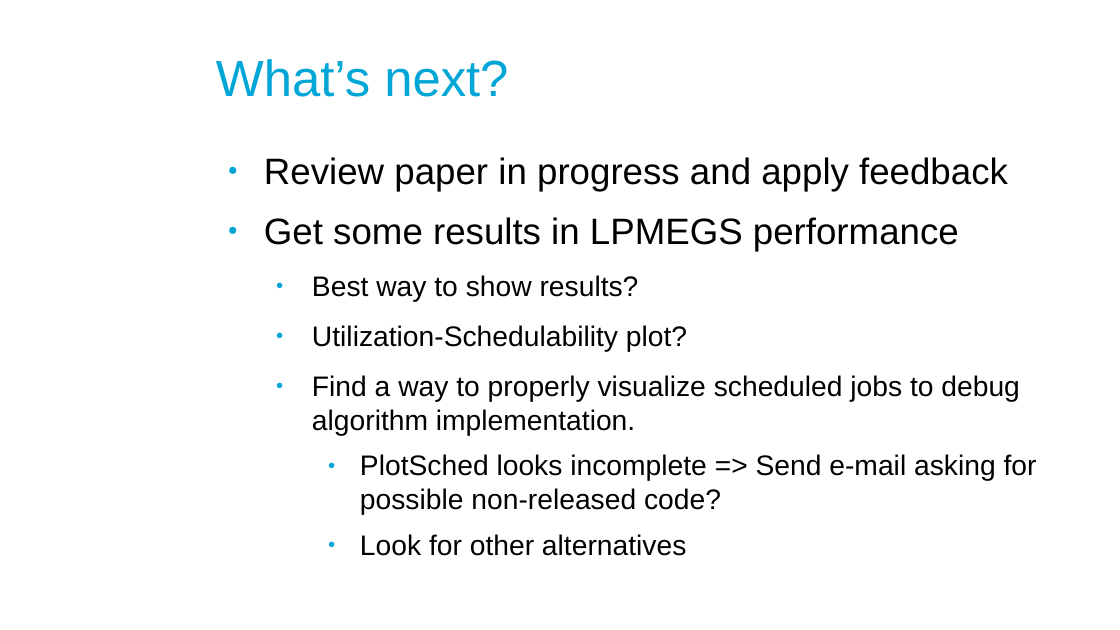
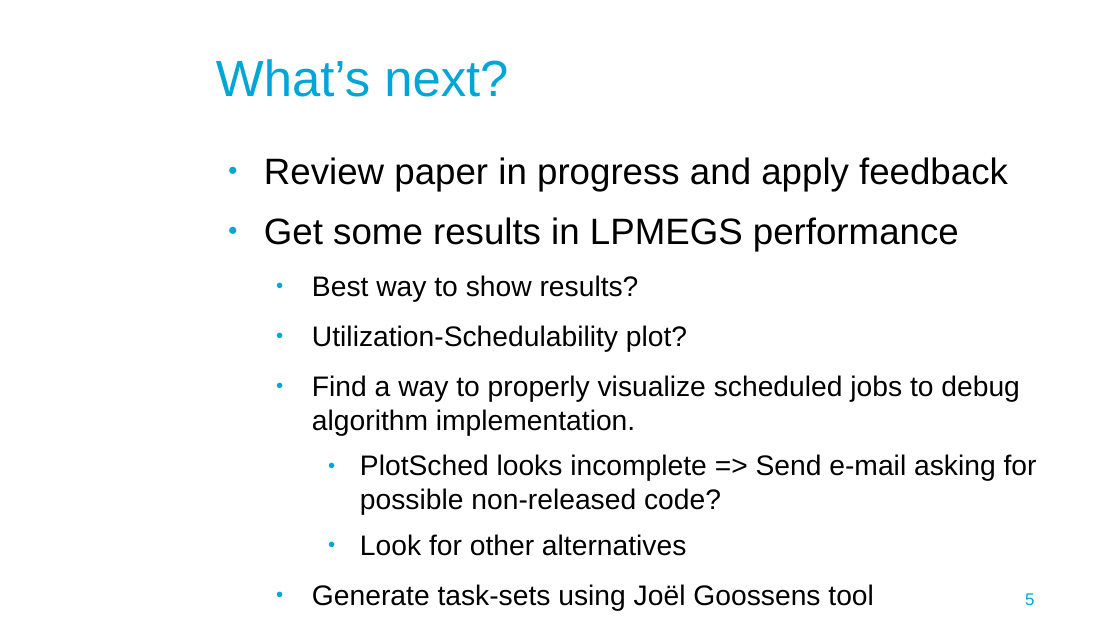
Before and after one commit to jmigual/APATeoria, a slide deck: slide 5 of Notes/TFM_presentations/2020_02_12/2020_02_12.odp. Drawn at 1120x630 pixels with LibreOffice and Linux fonts; fonts in the diff are those of the drawing; background and template pictures are left out. Boxes give left, top, right and bottom in pixels: in the first picture for what was removed or moved away, otherwise in the second. Text is boxed around its words. In the diff, an @@ line names an element or a change of style, - is before the commit and + after.

Commit message:
Finish presentation

```diff
--- a/Notes/TFM_presentations/2020_02_12/2020_02_12.odp
+++ b/Notes/TFM_presentations/2020_02_12/2020_02_12.odp
@@ text at (312, 584, 874, 611): paragraph added @@
+  ● Generate task-sets using Joël Goossens tool
@@ page number added at (1025, 593, 1034, 605), 12 pt, text #00A6D6 @@
+5
```
Also in this commit, not shown: 4 other slides changed, 1 slide added.
